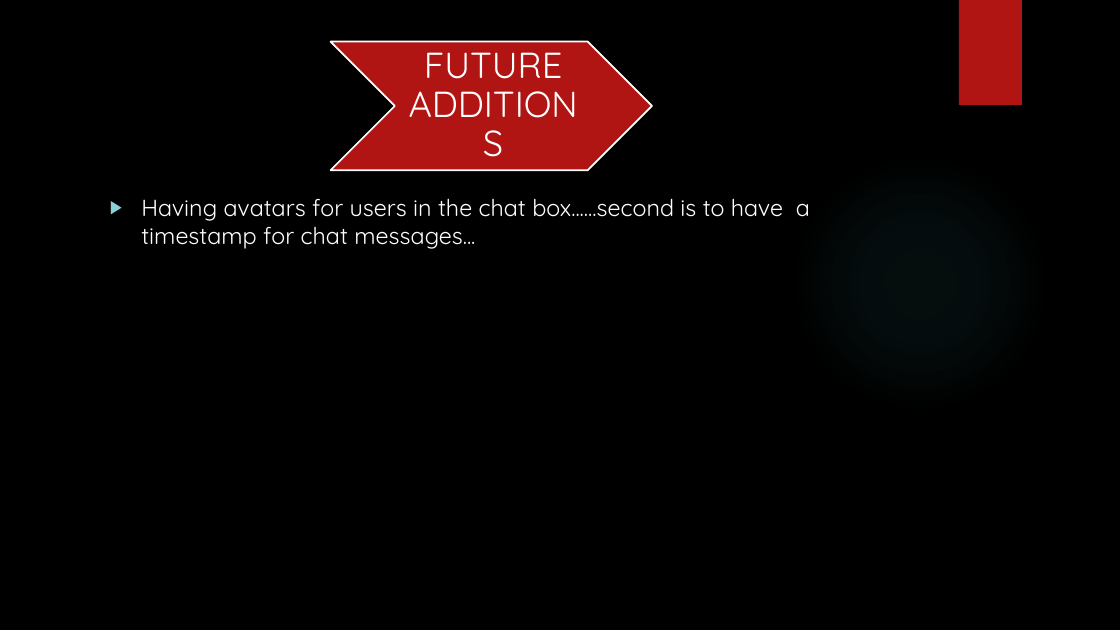
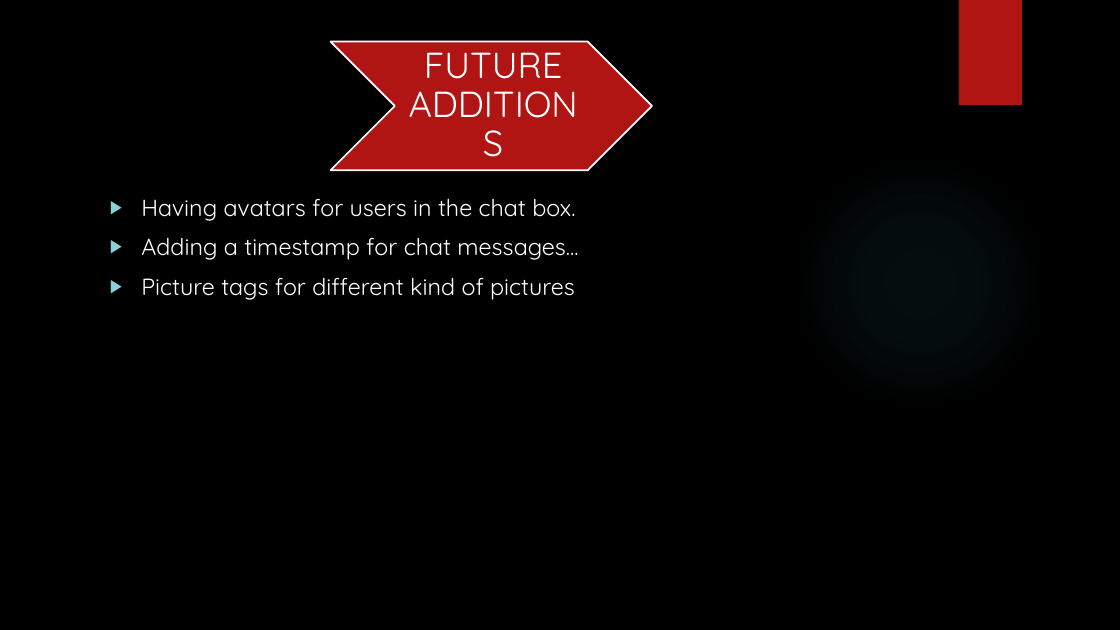
Before and after one commit to alanwagner101/PicCycler, a slide deck: slide 7 of Project2.pptx. Drawn at 1120x630 pixels with LibreOffice and Linux fonts; fonts in the diff are those of the drawing; background and template pictures are left out. Boxes give left, top, right and bottom in pixels: in the first picture for what was removed or moved away, otherwise in the second. Text is boxed around its words. In the diff, an @@ line names an element or a change of style, - is before the commit and + after.

```diff
--- a/Project2.pptx
+++ b/Project2.pptx
@@ text at bbox=[141, 199, 578, 300]: text changed @@
-▶ Having avatars for users in the chat box......second is to have a timestamp for chat messages...
+▶ Having avatars for users in the chat box.
+▶ Adding a timestamp for chat messages...
+▶ Picture tags for different kind of pictures
```
Also in this commit, not shown: 5 other slides changed, 1 slide added, 1 slide removed, 1 other file.
